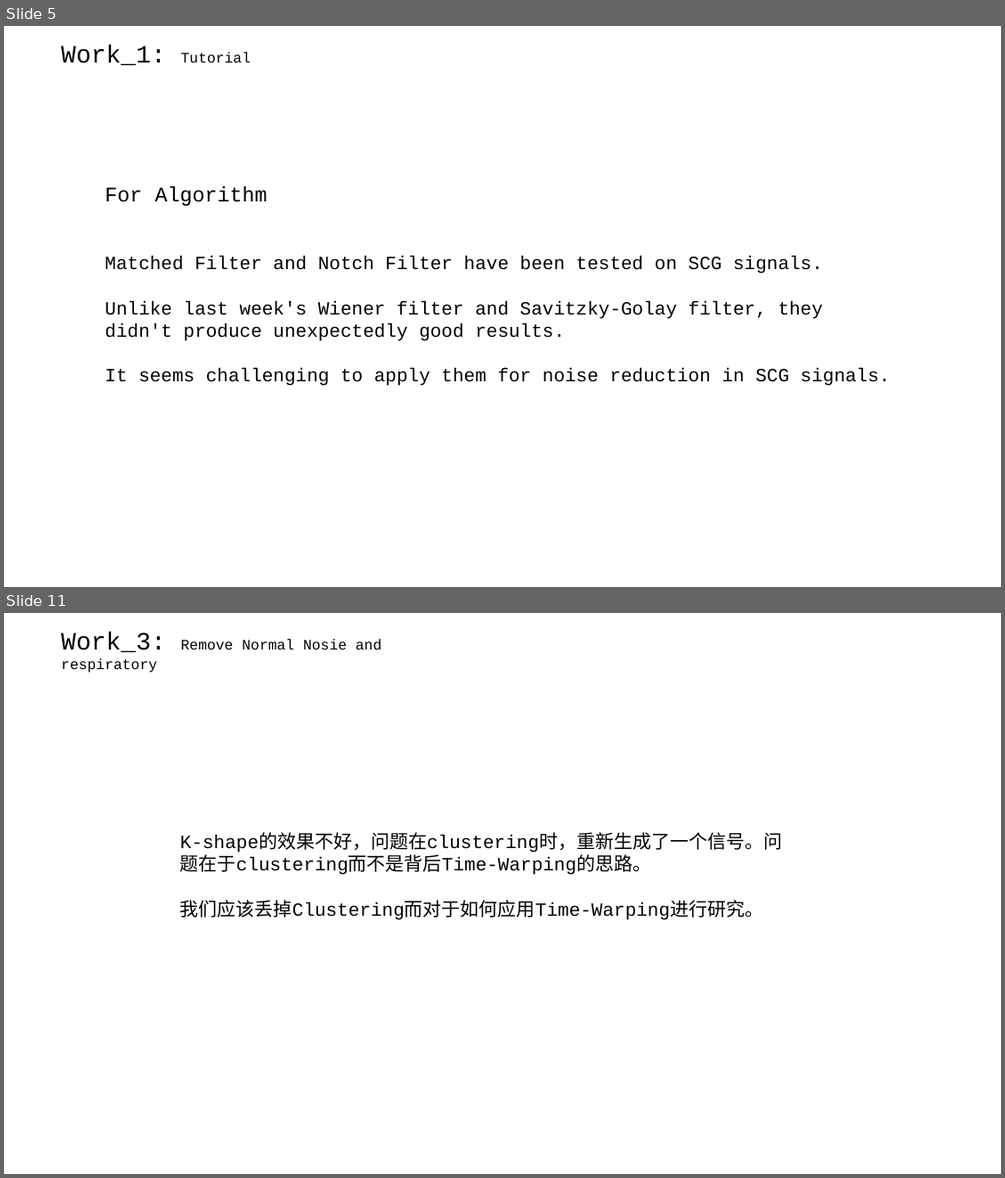
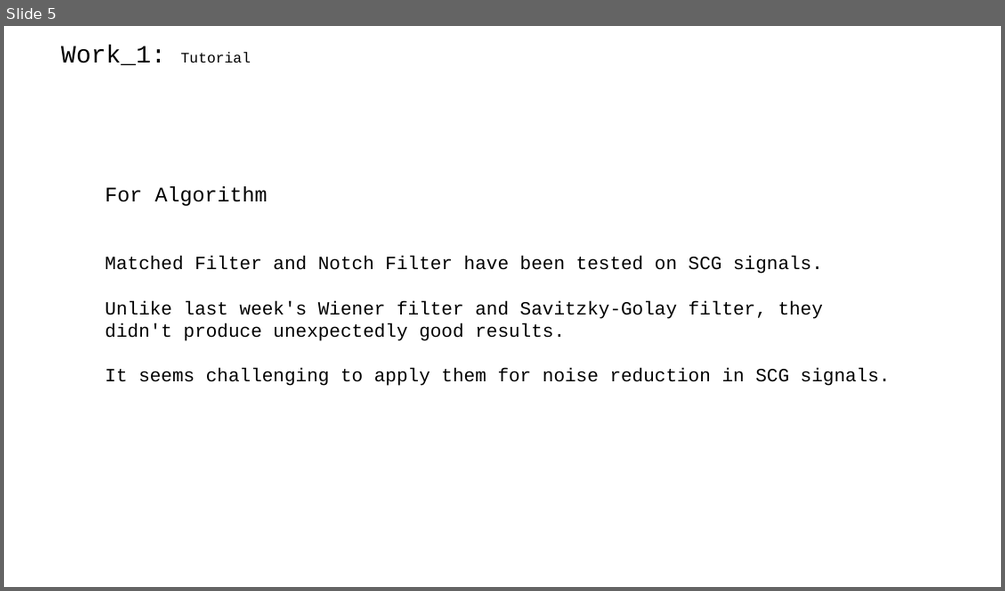
Before and after one commit to A-Big-Tortoise/Presentation, a slide deck: Presentation_918_JiayuChen.pptx. Shown one above the other, each under a label of ours: slides 5 and 11 before the commit, slide 5 after it; the slides between them are not shown. The pictures are 1005x1178 and 1005x591 pixels, drawn with LibreOffice and Linux fonts; fonts in the diff are those of the drawing. Boxes give left, top, right and bottom in pixels: in the first picture for what was removed or moved away, otherwise in the second. Text is boxed around its words. In the diff, an @@ line names an element or a change of style, - is before the commit and + after.

```diff
--- a/Presentation_918_JiayuChen.pptx
+++ b/Presentation_918_JiayuChen.pptx
@@ slide 11 removed at [4,613,1001,1174], background #FFFFFF @@
@@ text removed at [61,633,381,673] @@
-Work_3: Remove Normal Nosie and respiratory
@@ text removed at [180,835,782,920] @@
-K-shape的效果不好，问题在clustering时，重新生成了一个信号。问题在于clustering而不是背后Time-Warping的思路。
-我们应该丢掉Clustering而对于如何应用Time-Warping进行研究。
```
Also in this commit, not shown: 6 slides changed, 3 slides added, 2 other slides removed.
